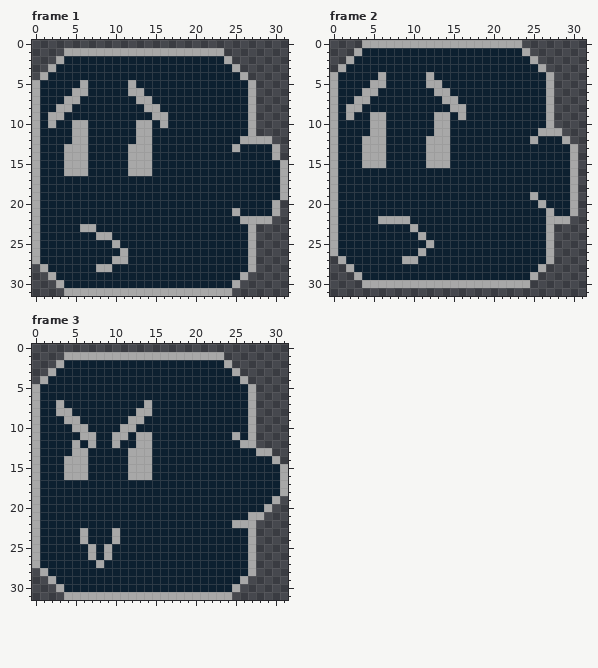
Edited in one commit: pixel-art file (assets/images/spritesheets/bird-boss.aseprite). Above, as it was before the edit.
32x32 pixels, 3 frames. Shown: frame 1, frame 2, frame 3.
Now the later version:
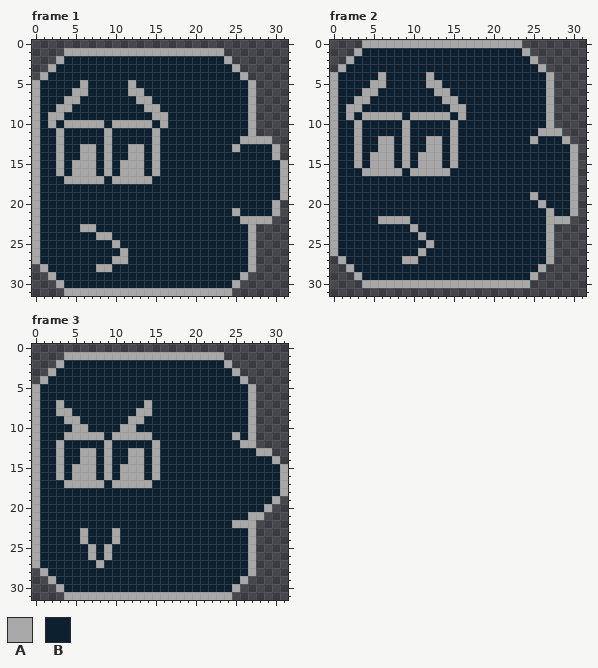
Palette (. is transparent): A #a8a8a8  B #0d2030
Change:
Changed rows in their new state; - is an unchanged pixel.
Frame 1:
first column x 3:
10 -A--AA-AAA---
11 A-BB--A---BBA
12 A-BB--A---BBA
13 ABB-A-A----BA
14 ABB-A-A----BA
15 AB--A-A-A--BA
16 AB--A-A-A--BA
17 -AAAAA-AAAAA-
Frame 2:
first column x 3:
 9 -A--AA-AAA---
10 A-BB--A---BBA
11 A-BB--A---BBA
12 ABB-A-A----BA
13 ABB-A-A----BA
14 AB--A-A-A--BA
15 AB--A-A-A--BA
16 -AAAAA-AAAAA-
Frame 3:
first column x 3:
11 -AA--A---A---
12 A-B-B-AB--BBA
13 A-B-A-A----BA
14 ABB-A-A----BA
15 AB--A-A-A--BA
16 AB--A-A-A--BA
17 -AAAAA-AAAAA-
Changed places in both pictures, as pixel boxes (x1, y1, x2, y2):
changed: (56, 120, 160, 184)
changed: (354, 112, 458, 176)
changed: (56, 432, 160, 488)
